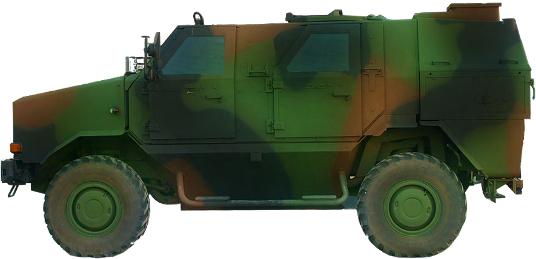
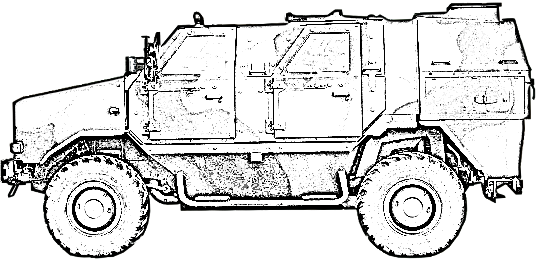
Layered file, before and after one edit (536 x 259). Changes by layer:
added layer "Drawing" above "Scout2.png #1" over [left=0, top=2, right=536, bottom=259]
